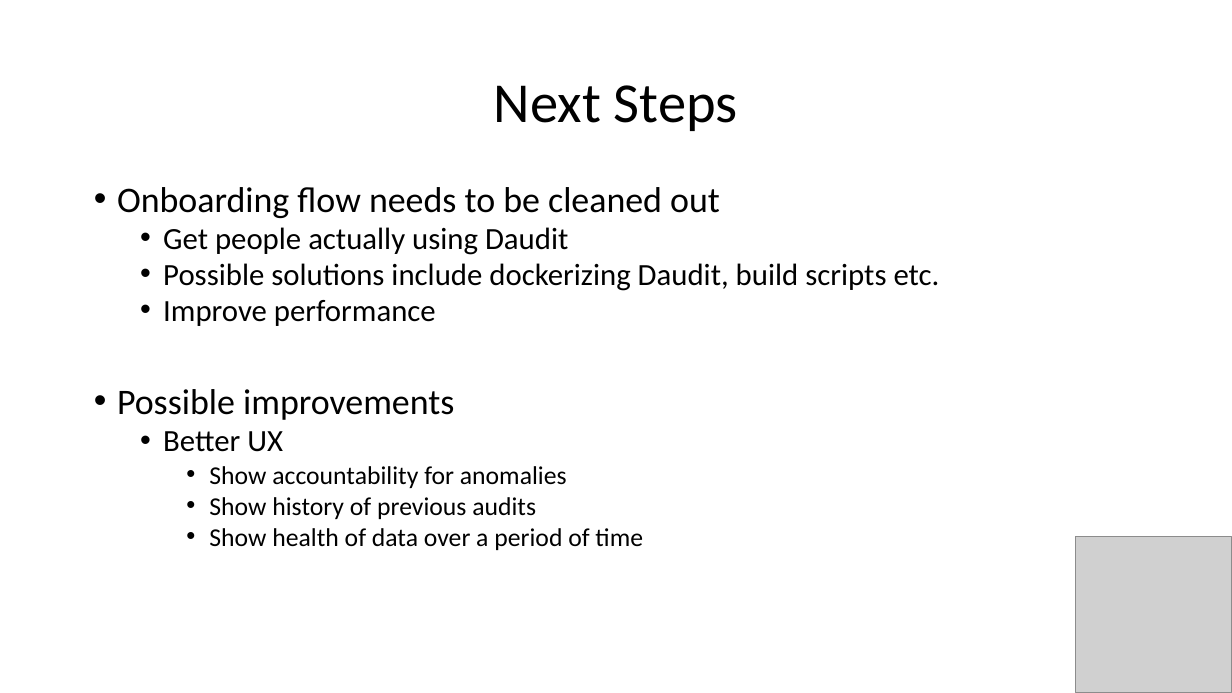
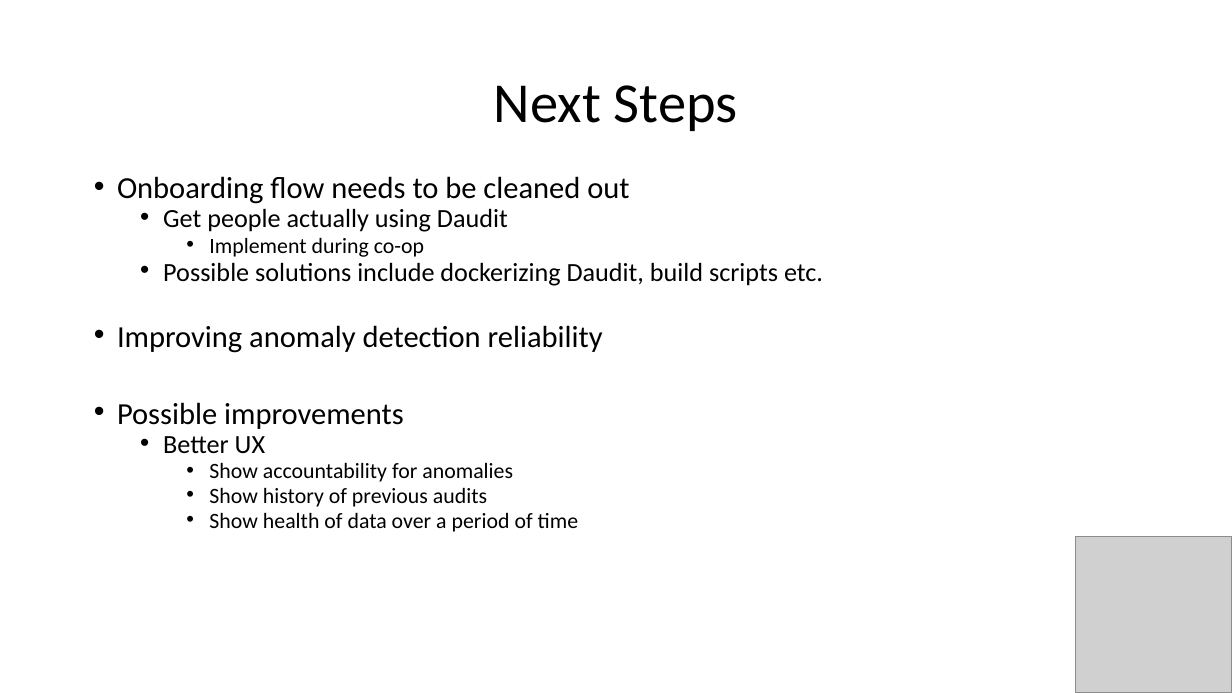
Before and after one commit to havess/daudit, a slide deck: slide 10 of final_presentation.pptx (slide 11 before the commit). Drawn at 1232x693 pixels with LibreOffice and Linux fonts; fonts in the diff are those of the drawing; grey boxes stand for pictures. Boxes give left, top, right and bottom in pixels: in the first picture for what was removed or moved away, otherwise in the second. Text is boxed around its words. In the diff, an @@ line names an element or a change of style, - is before the commit and + after.

Commit message:
final pres updates

```diff
--- a/final_presentation.pptx
+++ b/final_presentation.pptx
@@ text at box(117, 176, 823, 532): size 28 to 23.8 pt in "Onboarding flow needs to be cleaned out", "Possible improvements"; size 24 to 20.4 pt in "Get people actually using Daudit", "Possible solutions include dockerizing Daudit, build scripts ...", "Better UX"; size 20 to 17 pt in "Show accountability for anomalies", "Show history of previous audits", "Show health of data over a period ..."; line spacing 0.8 to 0.7 @@
@@ text at box(209, 238, 424, 257): paragraph added @@
+    • Implement during co-op
@@ text at box(117, 325, 603, 353): text changed; size 24 to 23.8 pt @@
-  • Improve performance
+• Improving anomaly detection reliability
```
